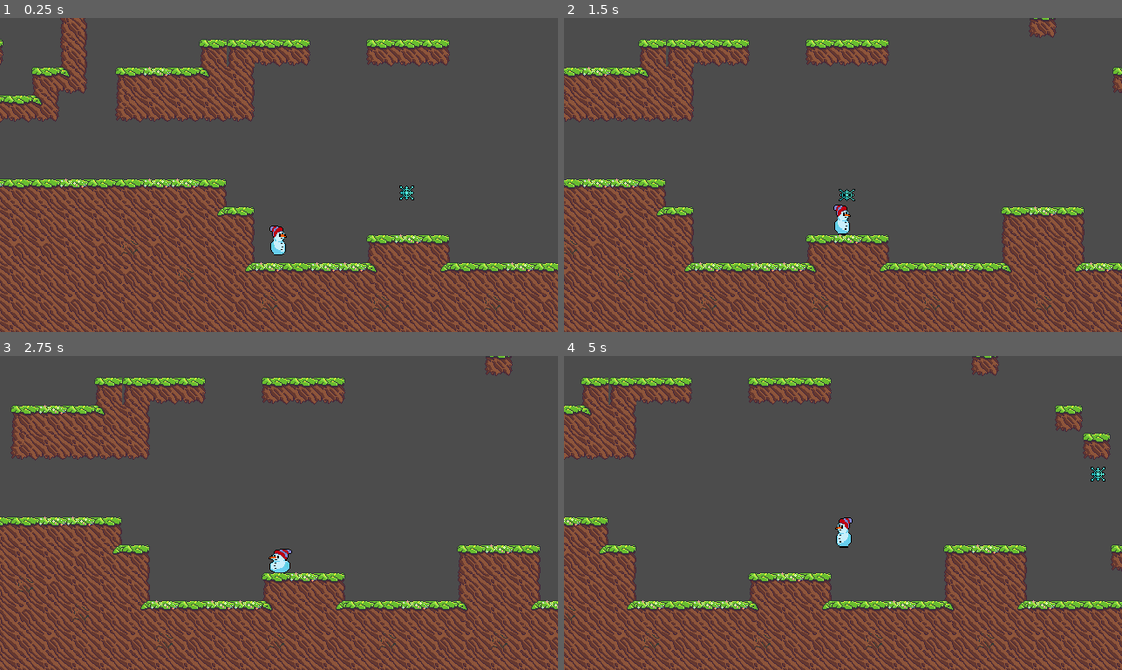
Above: before the commit, frames 1-4 (two rows, left to right).
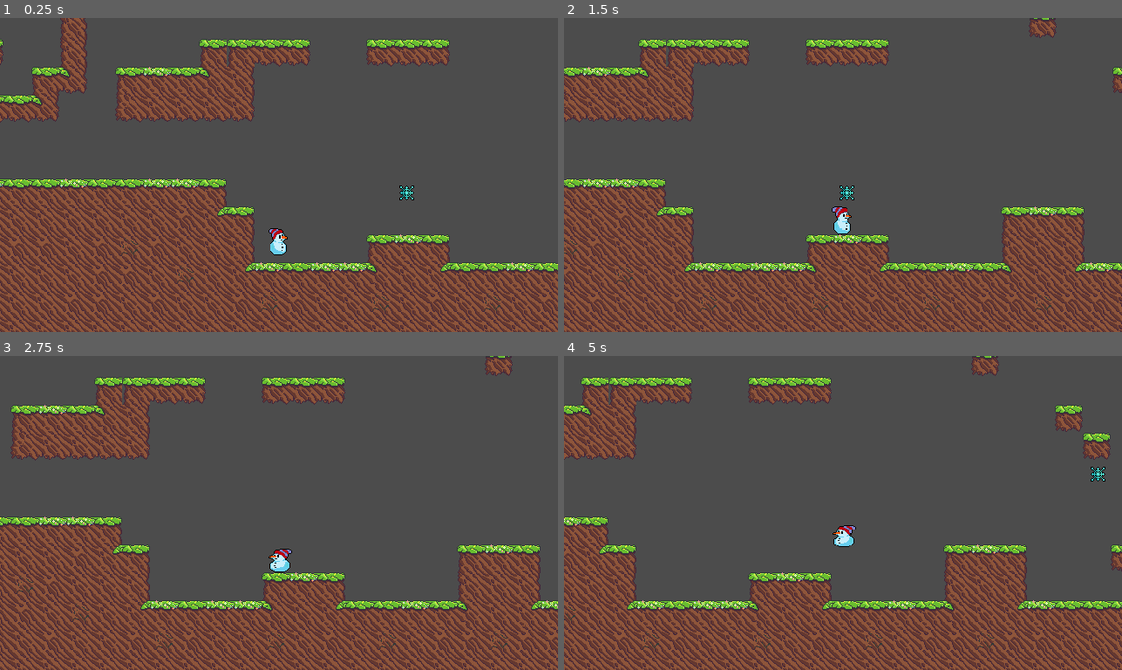
Above: after the commit, the same moments.

Repository: dmitriy-shmilo/spring-jam-2021
Game: Godot game, scene res://game_screen/game_screen.tscn
The game is run twice, just before and just after one commit, with the same random seed, the same clock (stepped at 60 frames per second) and the same inputs.
Inputs:
- Up to frame 1 (0.25 s): no input
- Up to frame 2 (1.5 s): tap Enter at 0.5 s; hold D (right) from 0.53 s (still down); tap W (up) at 0.77 s
- Up to frame 3 (2.75 s): tap W (up) at 1.52 s; release D (right) at 2.03 s; hold A (left) from 2.03 s (still down)
- Up to frame 4 (5 s): release A (left) at 2.78 s; hold D (right) 2.78-4.28 s; tap W (up) at 3.02, 3.77, 4.52 s; hold A (left) from 4.28 s (still down)

The runs differ from the first frame. In frame 1, 0.1% of the frame differs, in the area x 48-52%, y 66-76%; in frame 2, 0.2%; in frame 3, less than 0.1%; in frame 4, 0.2%, in the area x 48-53%, y 51-62%.

Commit message:
Improve squash and stretch.

Diff:
--- a/src/game_screen/enemy.tscn
+++ b/src/game_screen/enemy.tscn
@@ -34,7 +34,6 @@
 
 [node name="Sprite" type="AnimatedSprite" parent="Body"]
 frames = SubResource( 3 )
-frame = 1
 playing = true
 
 [node name="CollisionShape2D" type="CollisionShape2D" parent="Body"]
--- a/src/game_screen/game_screen.tscn
+++ b/src/game_screen/game_screen.tscn
@@ -7,7 +7,7 @@
 
 [sub_resource type="CapsuleShape2D" id=1]
 radius = 10.64
-height = 8.18077
+height = 2.8776
 
 [node name="GameScreen" type="Node2D"]
 script = ExtResource( 1 )
@@ -76,7 +76,7 @@
 region_rect = Rect2( 0, 0, 32, 32 )
 
 [node name="CollisionShape2D" type="CollisionShape2D" parent="Player"]
-position = Vector2( -0.841202, 0.65587 )
+position = Vector2( -0.841202, 3.79543 )
 shape = SubResource( 1 )
 
 [node name="MovementTween" type="Tween" parent="Player"]
@@ -89,5 +89,7 @@
 limit_top = -32
 limit_right = 896
 limit_bottom = 448
+
+[node name="SquashTween" type="Tween" parent="Player"]
 [connection signal="pressed" from="Gui/PauseContainer/VBoxContainer/HBoxContainer/QuitButton" to="." method="_on_QuitButton_pressed"]
 [connection signal="pressed" from="Gui/PauseContainer/VBoxContainer/HBoxContainer/ContinueButton" to="." method="_on_ContinueButton_pressed"]
--- a/src/game_screen/player.gd
+++ b/src/game_screen/player.gd
@@ -1,16 +1,20 @@
 class_name Player
 extends KinematicBody2D
 
+export(float) var max_health = 1000.0
+export(float) var current_health = max_health
 export(float) var gravity  = 700.0
 export(Vector2) var speed = Vector2(150, 256+32)
 
 var velocity = Vector2.ZERO;
 
 onready var camera: Camera2D = $PlayerCamera
-onready var _movement_tween = $MovementTween
-onready var _sprite = $Sprite
+onready var _movement_tween: Tween = $MovementTween
+onready var _squash_tween: Tween = $MovementTween
+onready var _sprite: Sprite = $Sprite
 
-var _was_on_floor = false
+var _prev_velocity = Vector2.ZERO
+var _hit_ground = false
 
 func _ready():
 	_movement_tween.interpolate_property(_sprite, "scale", \
@@ -33,23 +37,30 @@
 		_sprite.flip_h = false
 
 	velocity.x =  direction.x * speed.x
-	velocity.y += min(gravity * delta, speed.y)
+	velocity.y += gravity * delta
 
-	if direction.y < 0.0:
-		_sprite.scale = Vector2(1.2, 0.8) # TODO: make this work
+	if is_on_floor() and direction.y < 0.0:
 		velocity.y = -speed.y
 
-	if not is_on_floor():
-		_sprite.scale = Vector2(0.8, 1.2)
-
-	if velocity.x != 0 and is_on_floor():
-		if not _movement_tween.is_active():
-			_movement_tween.resume_all()
-	else:
-		if is_on_floor():
-			_sprite.scale = Vector2.ONE
-		_movement_tween.stop_all()
-
+	_prev_velocity = velocity
 	velocity = move_and_slide(velocity, Vector2.UP)
 
-	_was_on_floor = is_on_floor()
+	if not is_on_floor():
+		_movement_tween.stop_all()
+		_hit_ground = false
+		_sprite.scale.y = range_lerp(abs(velocity.y), 0, abs(speed.y), 0.8, 1.3)
+		_sprite.scale.x = range_lerp(abs(velocity.y), 0, abs(speed.y), 1.1, 0.7)
+
+	if is_on_floor():
+		if not _hit_ground:
+			_hit_ground = true
+			_sprite.scale.x = range_lerp(abs(_prev_velocity.y), 0, abs(1024), 1.2, 1.8)
+			_sprite.scale.y = range_lerp(abs(_prev_velocity.y), 0, abs(1024), 0.8, 0.65)
+		if direction.x != 0.0:
+			_movement_tween.resume_all()
+		else:
+			_movement_tween.stop_all()
+
+
+	_sprite.scale.x = lerp(_sprite.scale.x, 1, 1 - pow(0.01, delta))
+	_sprite.scale.y = lerp(_sprite.scale.y, 1, 1 - pow(0.01, delta))
